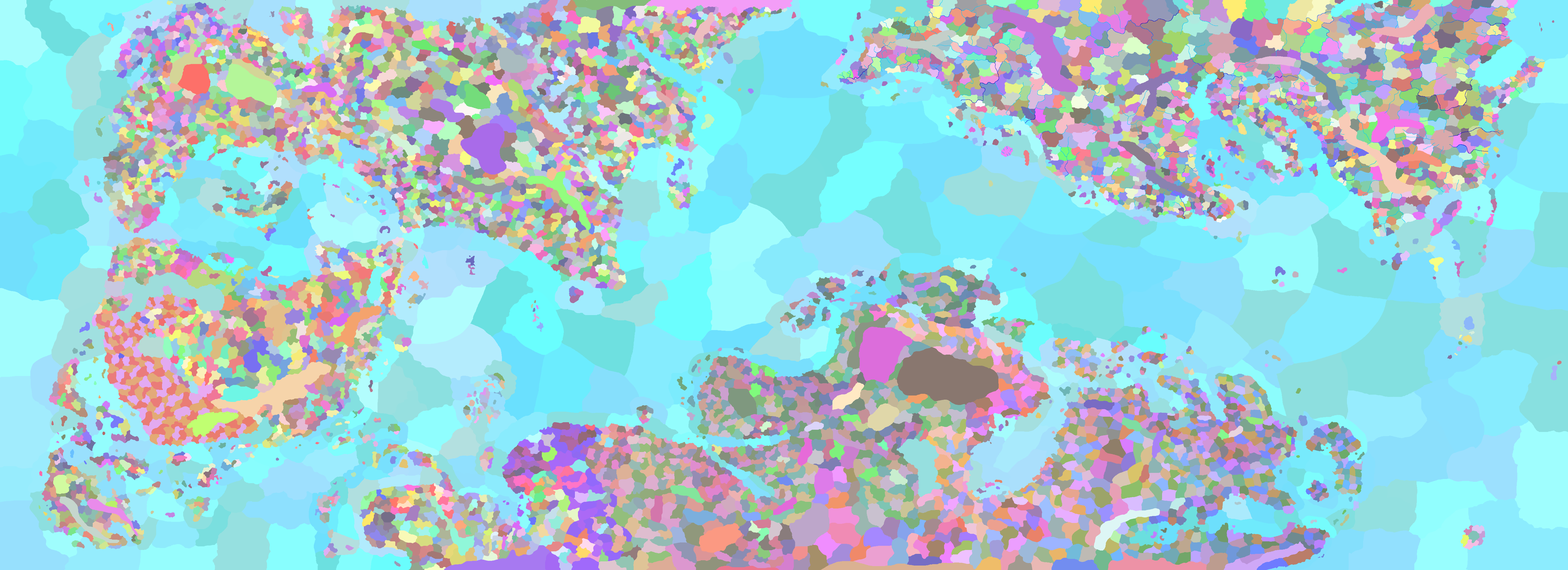
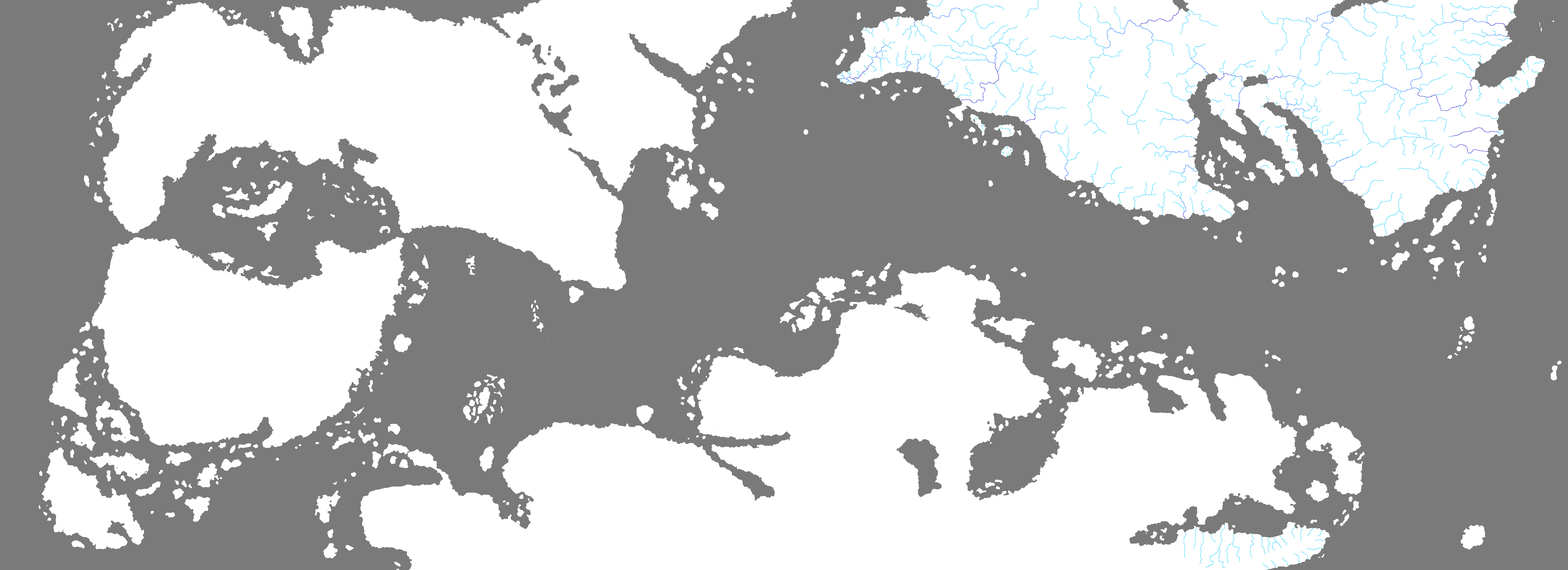
Layered file, before and after one edit (w=1568, h=570). Changes by layer:
painted on "River" over (1183, 525, 1326, 570)
showed "heightmap", opacity 0% → 100% over (0, 0, 1568, 570)
hid "nationbordersformindman.png", opacity 59% → 99% over (0, 0, 1568, 570)
